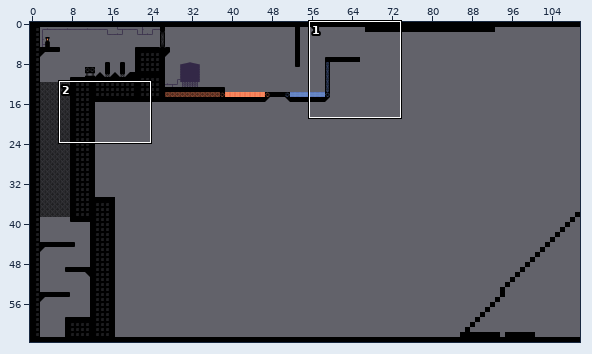
One commit to this Tiled map (JSON): IndieSpeedRun/IndieSpeedRun/IndieSpeedRunContent/maps/testmap3.json. The first picture is a wide view before the edit; the outline marks the close-up.
Close-up. First the earlier version:
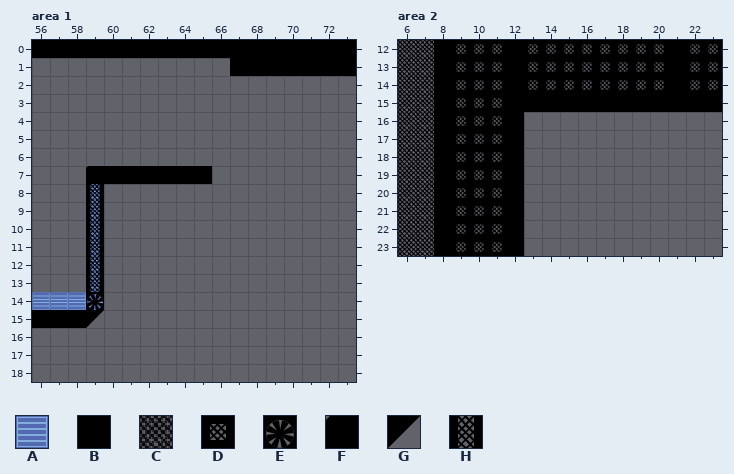
Cells are 32x32 px. Shown: area 1 x 56..73, y 0..18; area 2 x 6..23, y 12..23. The commit also changed other parts of the map, which this record leaves out.
Key: from "heatsink-01": A 0; from "tiles2-01": B 0, C 1, D 2, E 3, F 5, G 16, H 19.
_ is an empty cell.
Layers that did not change in this view are not listed.
Layer "Gameplay" before, area 1, first column x 56:
 0 BBBBBBBBBBBBBBBBBB
 1 ___________BBBBBBB
 2 __________________
 3 __________________
 4 __________________
 5 __________________
 6 __________________
 7 ___FBBBBBB________
 8 ___H______________
 9 ___H______________
10 ___H______________
11 ___H______________
12 ___H______________
13 ___H______________
14 AAAE______________
15 BBBG______________
16 __________________
17 __________________
18 __________________
Layer "Background" before, area 2, first column x 6:
12 __________________
13 __________________
14 __________________
15 __________________
16 __________________
17 __________________
18 __________________
19 __________________
20 __________________
21 CC________________
22 CC________________
23 CC________________
Layer "Gameplay" before, area 2, first column x 6:
12 __BDDDBDDDDDDDDBDD
13 __BDDDBDDDDDDDDBDD
14 __BDDDBDDDDDDDDBDD
15 __BDDDBBBBBBBBBBBB
16 __BDDDB___________
17 __BDDDB___________
18 __BDDDB___________
19 __BDDDB___________
20 __BDDDB___________
21 __BDDDB___________
22 __BDDDB___________
23 __BDDDB___________
After the commit:
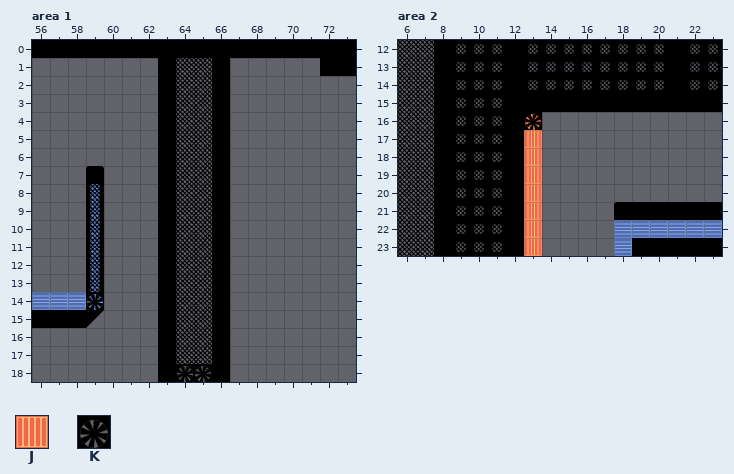
Further tiles: from "furnace-01": J 0; from "tiles2-01": K 4.
See-through tiles are keyed as they look on the map.
The exact change:
Changed rows in their new state; . is an unchanged cell.
Layer "Gameplay", area 1:
first column x 60:
 1 ...BCCB_____
 2 ...BCCB.....
 3 ...BCCB.....
 4 ...BCCB.....
 5 ...BCCB.....
 6 ...BCCB.....
 7 ___.CCB.....
 8 ...BCCB.....
 9 ...BCCB.....
10 ...BCCB.....
11 ...BCCB.....
12 ...BCCB.....
13 ...BCCB.....
14 ...BCCB.....
15 ...BCCB.....
16 ...BCCB.....
17 ...BCCB.....
18 ...BEKB.....
Layer "Background", area 2:
first column x 13:
16 J
Layer "Gameplay", area 2:
first column x 13:
16 K..........
17 J..........
18 J..........
19 J..........
20 J..........
21 J....FBBBBB
22 J....AAAAAA
23 J....ABBBBB
Pixel boxes of the changes (left, top, right, bottom) in both close-ups:
changed: (104, 58, 320, 382)
added: (524, 112, 542, 256)
added: (614, 202, 722, 256)
